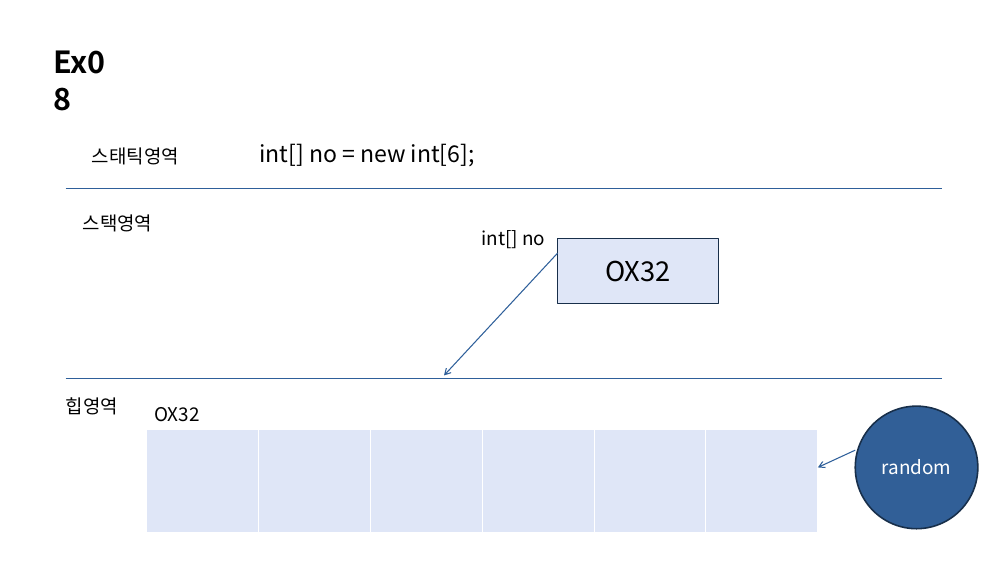
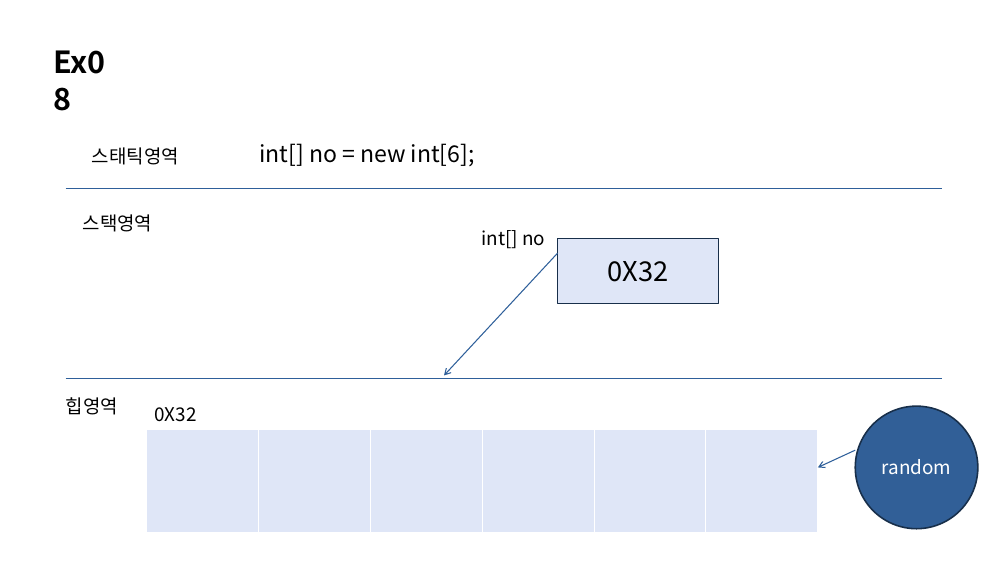
Before and after one commit to rlatjgus960/Practice04, a slide deck: slide 8 of src/com/javaex/practice/메모리맵.pptx. Drawn at 1008x567 pixels with LibreOffice and Linux fonts; fonts in the diff are those of the drawing. Boxes give left, top, right and bottom in pixels: in the first picture for what was removed or moved away, otherwise in the second. Text is boxed around its words. In the diff, an @@ line names an element or a change of style, - is before the commit and + after.

```diff
--- a/src/com/javaex/practice/메모리맵.pptx
+++ b/src/com/javaex/practice/메모리맵.pptx
@@ text in rectangle at (607, 261, 668, 282): text changed @@
-OX32
+0X32
@@ text at (154, 407, 196, 422): text changed @@
-OX32
+0X32
```
Also in this commit, not shown: 7 other slides changed.
